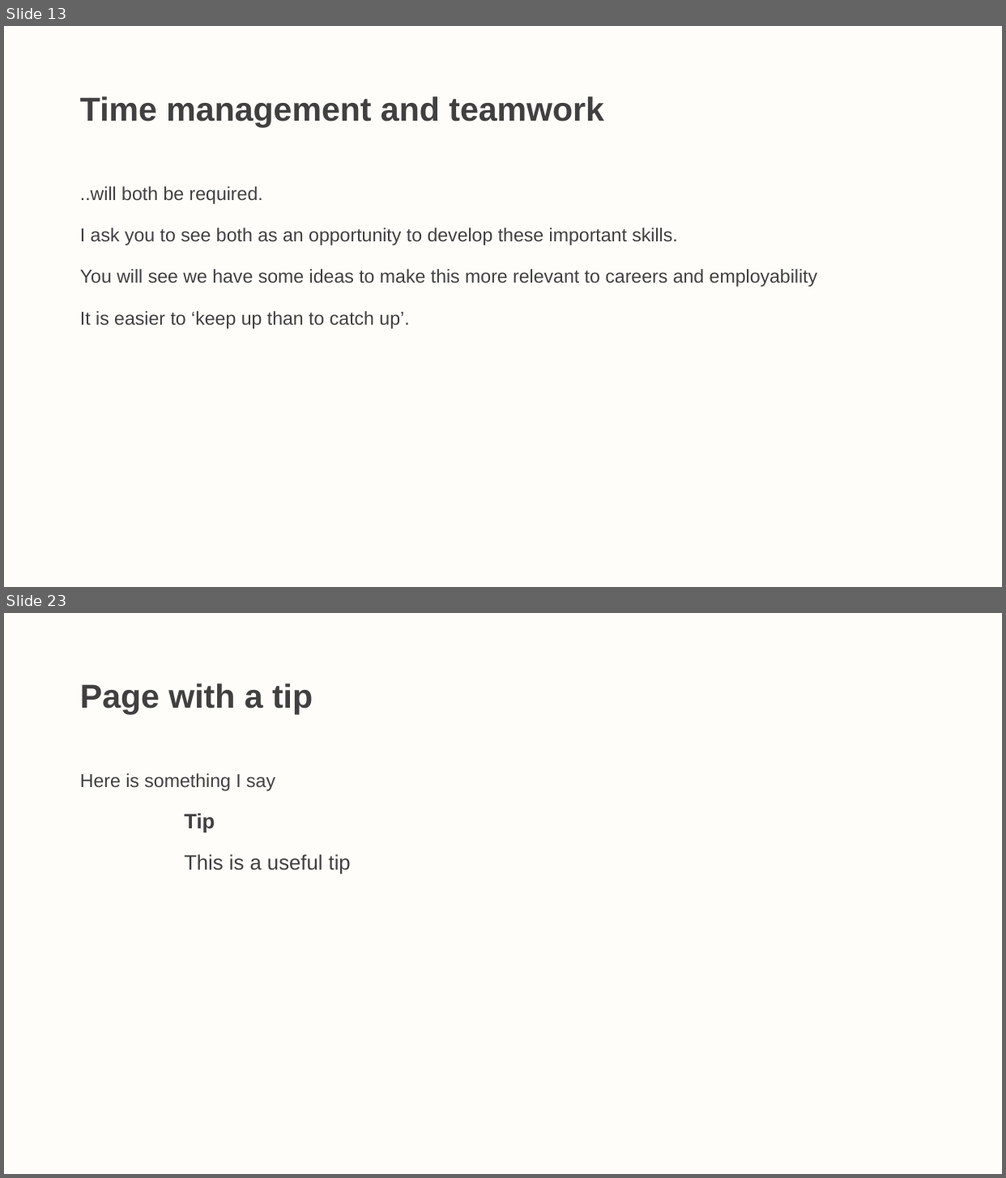
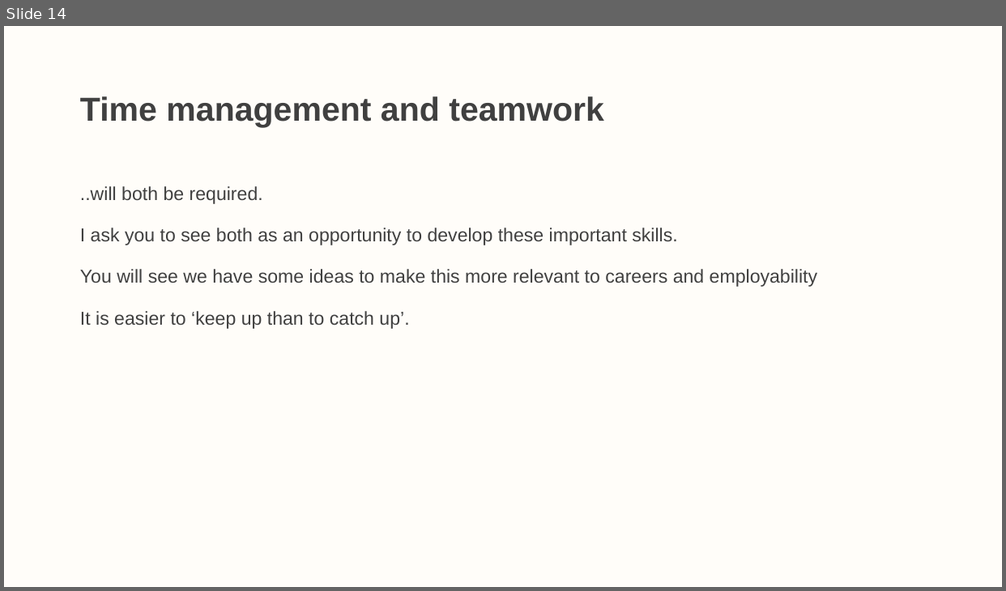
Before and after one commit to LittleMonkeyLab/PS52007Dslides, a slide deck: _site/lectures/Lecture00/Lecture00.pptx. Shown one above the other, each under a label of ours: slides 13 and 23 before the commit, slide 14 after it; the slides between them are not shown. The pictures are 1006x1178 and 1006x591 pixels, drawn with LibreOffice and Linux fonts; fonts in the diff are those of the drawing. Boxes give left, top, right and bottom in pixels: in the first picture for what was removed or moved away, otherwise in the second. Text is boxed around its words. In the diff, an @@ line names an element or a change of style, - is before the commit and + after.

```diff
--- a/_site/lectures/Lecture00/Lecture00.pptx
+++ b/_site/lectures/Lecture00/Lecture00.pptx
@@ slide 23 removed at bbox=[4, 613, 1002, 1174], background #FFF2CC at 10% opacity @@
@@ title removed at bbox=[80, 683, 313, 714] @@
-Page with a tip
@@ text removed at bbox=[80, 773, 351, 875] @@
-Here is something I say
-Tip
-This is a useful tip
@@ what was slide 13 is now slide 14 @@
```
Also in this commit, not shown: 10 slides changed, 2 slides added, 25 other slides removed, 25 other files.
